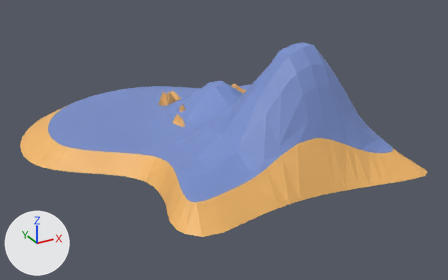
The glTF model public/assets/gl/simpleModel.glb: old version first, new version second.
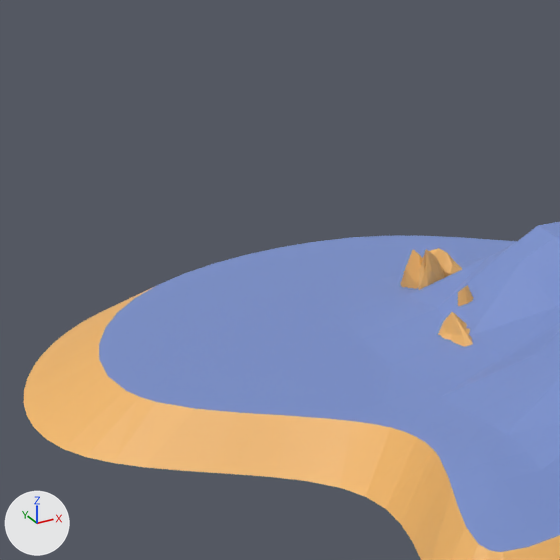
Each version is shown whole from a 50 mm camera at (-88.6, -162.9, 82.3) aimed at (-0.5, -2.8, 2.2), then close up on the part from 3% to 48% of the width and 0% to 73% of the height. Lighting does not change. The marker at lower left points along +X, +Y and +Z. Where no turn or scale is listed for an object, it has been applied to the vertices.

The first close-up shows 'Grass', 'Rocks'.
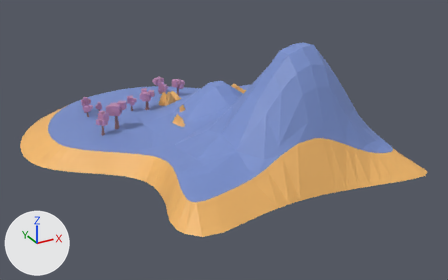
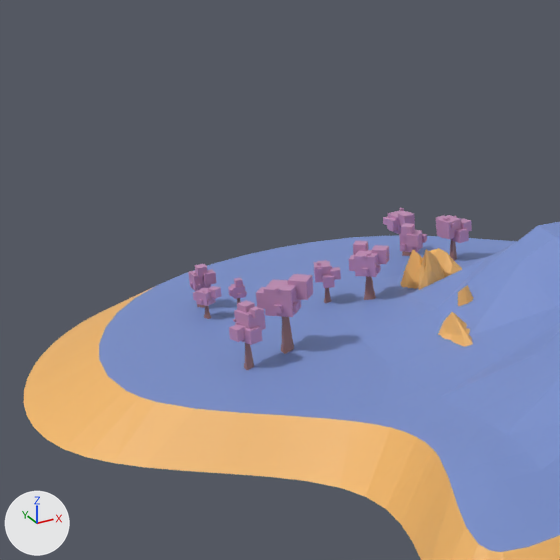
Pixel boxes (x1, y1, x2, y2) of what changed, in the close-ups (560 x 560 px):
'Leafs', added
    after: (188, 208, 472, 345)
'Trunks', added
    after: (197, 239, 457, 370)

What changed in the scene script:
```text
Add mat_trunk:
    mat_trunk = principled_material('Trunk')
    mat_trunk.base_color = (0.333, 0.161, 0.145)  # brown #9c706a
    mat_trunk.roughness = 0.553
Add mat_foliage:
    mat_foliage = principled_material('Foliage')
    mat_foliage.base_color = (0.541, 0.271, 0.467)  # pink #c28eb6
    mat_foliage.roughness = 0.553
Add me_object_14_002:
    me_object_14_002.from_pydata(...)  # 2210 vertices, 4380 faces; spans x -35.6..1.9, y 13.0..41.5, z 5.0..10.4
    me_object_14_002.materials.append(mat_trunk)  # brown #9c706a
Add me_object_10_002:
    me_object_10_002.from_pydata(...)  # 816 vertices, 1592 faces; spans x -36.8..3.7, y 12.4..43.4, z 7.0..13.7
    me_object_10_002.materials.append(mat_foliage)  # pink #c28eb6
Add ob_trunks:
    ob_trunks = bpy.data.objects.new('Trunks', me_object_14_002)
    ob_trunks.location = (0.0, 0.0, 0.0)
Add ob_leafs:
    ob_leafs = bpy.data.objects.new('Leafs', me_object_10_002)
    ob_leafs.location = (0.0, 0.0, 0.0)
```
